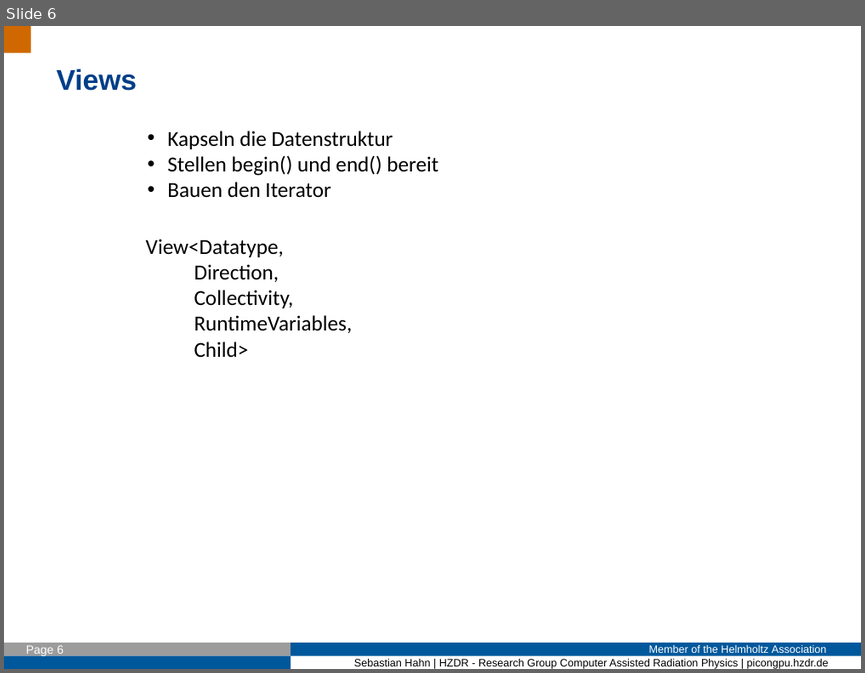
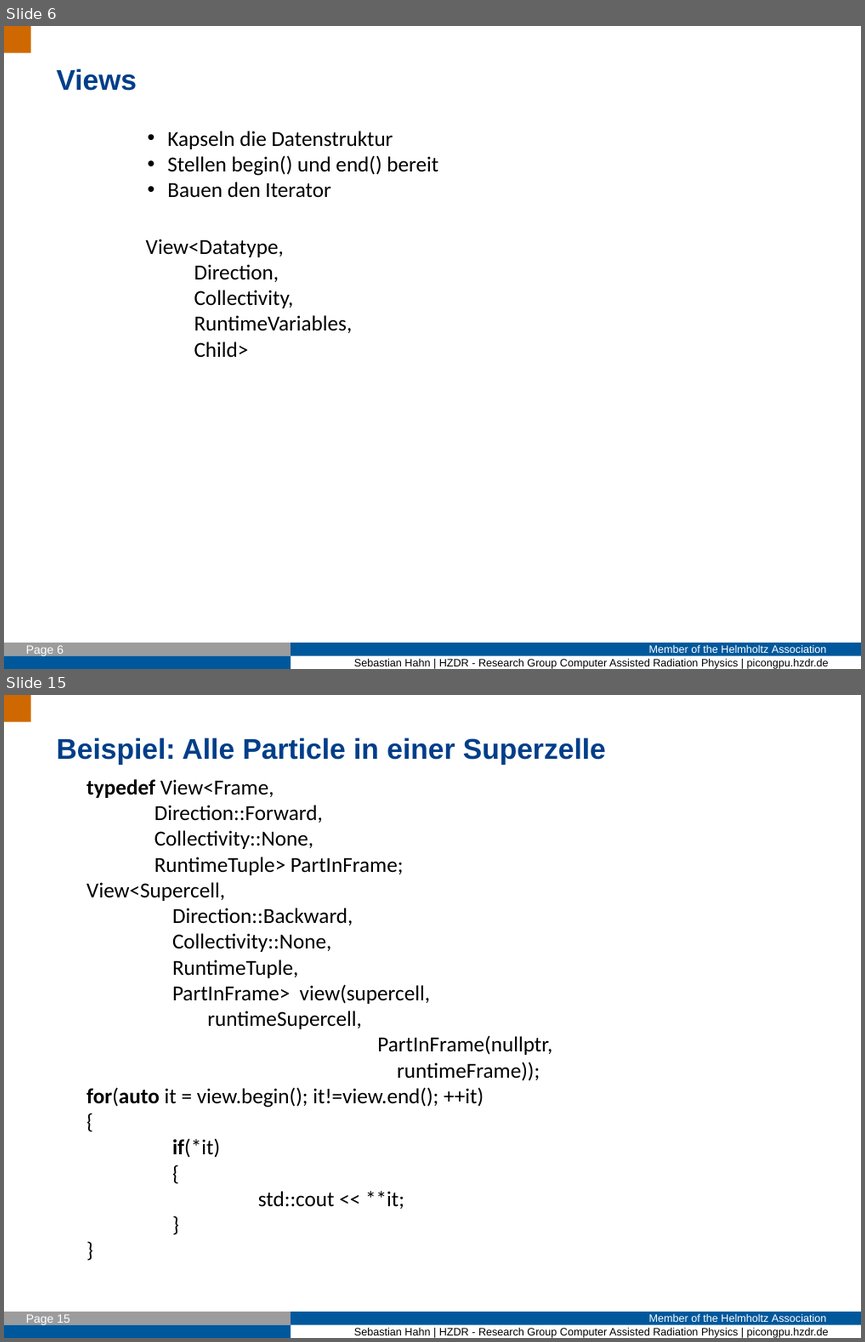
Before and after one commit to Fettpet/DeepIterator, a slide deck: Presi/2017_01_16_Intro.odp. Shown one above the other, each under a label of ours: slide 6 before the commit, slides 6 and 15 after it; the slides between them are not shown. The pictures are 865x673 and 865x1342 pixels, drawn with LibreOffice and Linux fonts; fonts in the diff are those of the drawing; background and template pictures are left out. Boxes give left, top, right and bottom in pixels: in the first picture for what was removed or moved away, otherwise in the second. Text is boxed around its words. In the diff, an @@ line names an element or a change of style, - is before the commit and + after.

```diff
--- a/Presi/2017_01_16_Intro.odp
+++ b/Presi/2017_01_16_Intro.odp
@@ slide 15 added at bbox=[4, 695, 861, 1338], background #FFFFFF; not listed: 7 template elements that a slide beside it also shows @@
@@ text added at bbox=[57, 737, 606, 765], 24 pt, text #003E89, bold @@
+Beispiel: Alle Particle in einer Superzelle
@@ text added at bbox=[86, 779, 552, 1208], 18 pt, text #000000 @@
+typedef View<Frame,
+Direction::Forward,
+Collectivity::None,
+RuntimeTuple> PartInFrame;
+View<Supercell,
+Direction::Backward,
+Collectivity::None,
+RuntimeTuple,
+PartInFrame> view(supercell, runtimeSupercell,
+PartInFrame(nullptr,
+runtimeFrame));
+for(auto it = view.begin(); it!=view.end(); ++it)
+{
+if(*it)
+{
+std::cout << **it;
+}
+}
```
Also in this commit, not shown: 6 slides changed, 3 other slides added.
